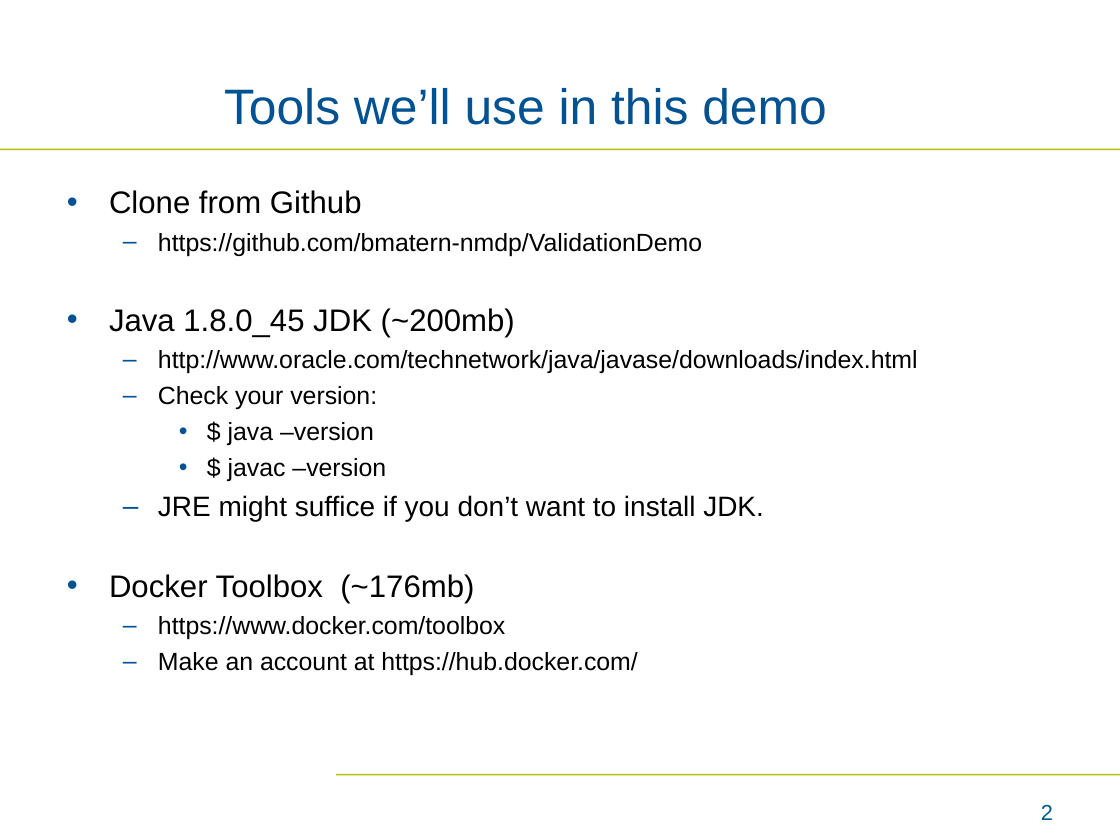
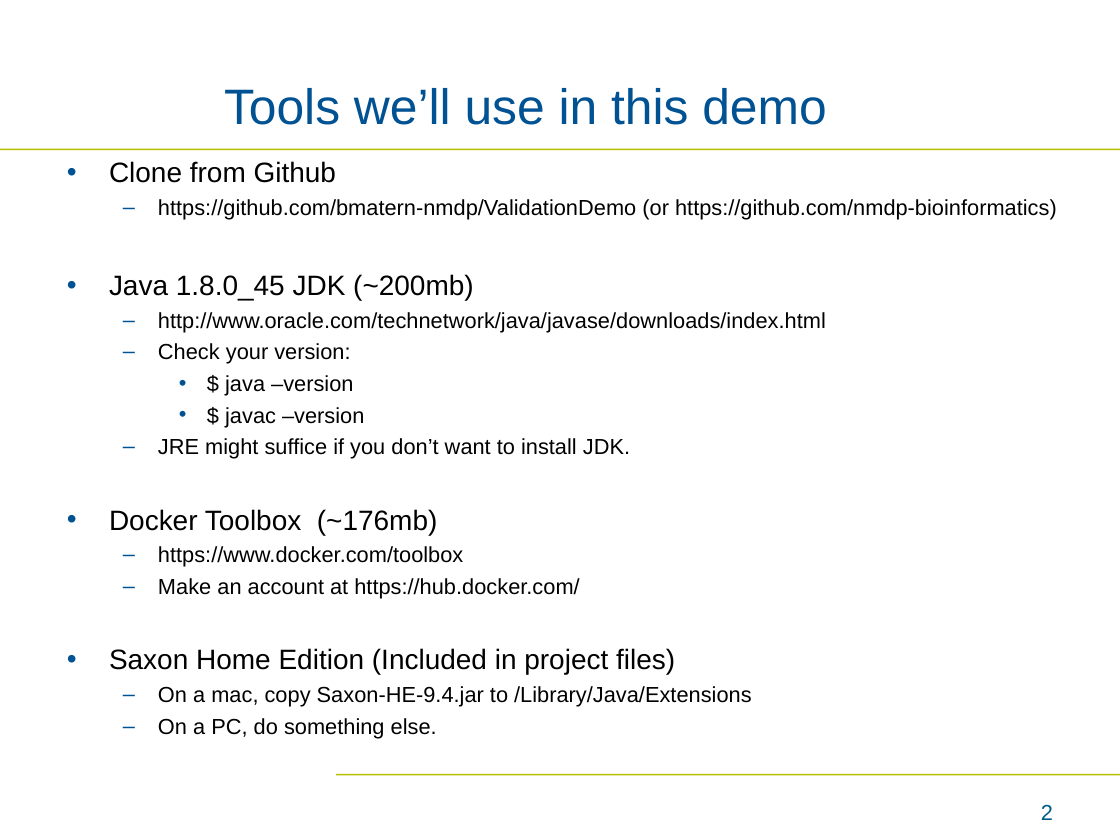
Before and after one commit to bmatern-nmdp/ValidationDemo, a slide deck: slide 2 of demo/Interactive Demo.ppt. Drawn at 1120x840 pixels with LibreOffice and Linux fonts; fonts in the diff are those of the drawing; background and template pictures are left out. Boxes give left, top, right and bottom in pixels: in the first picture for what was removed or moved away, otherwise in the second. Text is boxed around its words. In the diff, an @@ line names an element or a change of style, - is before the commit and + after.

Commit message:
demo

```diff
--- a/demo/Interactive Demo.ppt
+++ b/demo/Interactive Demo.ppt
@@ text "Clone from Github": place and size @@
-text "Clone from Github" at (109,190,918,675)
+text "Clone from Github" at (109,161,826,739)
@@ text at (109,161,826,599): size 20 to 18 pt in "Clone from Github", "Java 1.8.0_45 JDK (~200mb)", "Docker Toolbox (~176mb)"; size 16 to 14 pt in "http://www.oracle.com/technetwork/java/javase/downloads/inde ...", "Check your version:", "$ java –version", "$ javac –version" and 2 more places; size 18 to 14 pt in "JRE might suffice if you don’t want ..."; less space between paragraphs @@
@@ text at (158,233,702,256): text changed; size 16 to 14 pt @@
-  – https://github.com/bmatern-nmdp/ValidationDemo
+  – https://github.com/bmatern-nmdp/ValidationDemo (or https://github.com/nmdp-bioinformatics)
@@ text at (109,648,751,739): paragraphs added @@
+• Saxon Home Edition (Included in project files)
+  – On a mac, copy Saxon-HE-9.4.jar to /Library/Java/Extensions
+  – On a PC, do something else.
```
Also in this commit, not shown: 2 other files.
